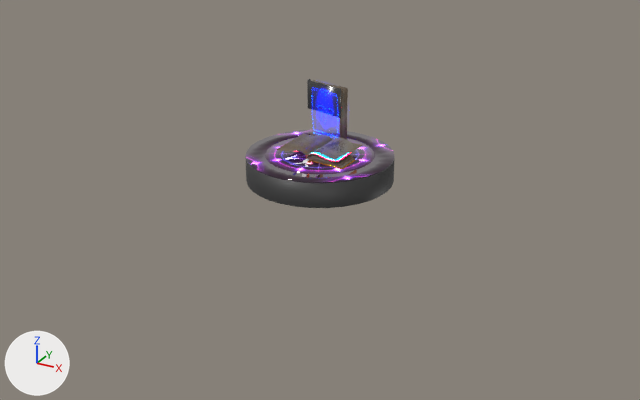
A saved change to the glTF model assets/models/menu.glb.
Both versions are drawn from a camera (50 mm lens) standing at (3.63, -6.6, 2.84) and looking at (0.11, -0.19, -0.36). Arrows for +X, +Y and +Z are at lower left; the lights stay in place. Where no turn or scale is listed for an object, it has been applied to the vertices. Vertices at the same position are counted once.
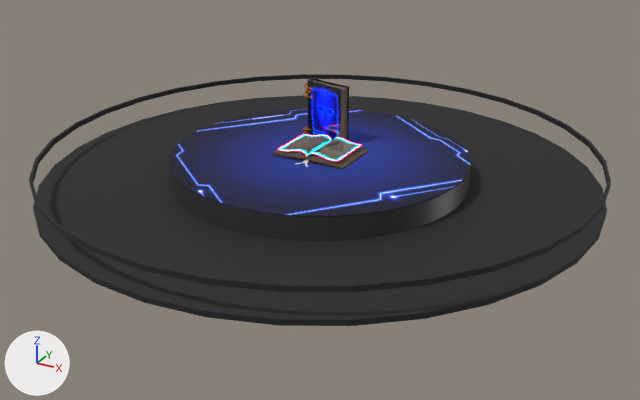
Pixel boxes [x1, y1, x2, y2] of what changed, in the pictures (640 x 400 px):
'Cylinder.001', added (black): after [33, 95, 607, 326]
'Circle', surface changed, reshaped, rescaled (101% wider, 68% taller): before [245, 129, 395, 208]; after [169, 108, 471, 241]
'Cylinder.002', added (black): after [29, 74, 611, 292]
'Cube.006', reshaped: before [307, 79, 341, 118]; after [307, 78, 349, 141]
'Eff02', added: after [279, 134, 360, 161]
part 1 of me_circle, built on: before [245, 129, 395, 208]; after [169, 108, 471, 241]
part 3 of me_cube, built on: before [310, 160, 355, 169]; after [272, 151, 368, 169]
part 4 of me_cube_003, added: after [273, 152, 306, 159]
part 5 of me_cube_003, built on: before [308, 156, 355, 168]; after [308, 149, 367, 168]
part 7 of me_cube_008, added: after [276, 134, 363, 158]

Edits to the bpy script that builds the scene:
```text
Change mat_material_004:
    remove # colours: black #000000
    remove # uses the picture img_download
    uses the picture img_360_f_281468119_u3fu2sfja8ddy3xm5rnxmd2t0mb9i24t
Change me_circle:
    remove me_circle.from_pydata(...)  # 384 vertices, 704 faces; spans x -0.673..0.673, y -0.673..0.673, z -0.237..0.0
    add me_circle.from_pydata(...)  # 6080 vertices, 12032 faces; spans x -0.668..0.668, y -0.668..0.668, z -0.237..0.0
    me_circle part 1: 360 vertices removed from x -0.673..0.673, y -0.673..0.673, z -0.237..0.0; 6056 vertices added at x -0.668..0.668, y -0.668..0.668, z -0.237..0.0
    me_circle part 2: the surface is now shaded flat
Change me_cube:
    remove me_cube.from_pydata(...)  # 43 vertices, 56 faces; spans x 0.0..0.359, y -0.246..0.0, z 0.002..0.026
    add me_cube.from_pydata(...)  # 391 vertices, 716 faces; spans x -0.359..0.359, y -0.246..0.246, z 0.002..0.026
    me_cube part 3: 1 vertex moved within x 0.041, y -0.246, z 0.025; 6 vertices removed from x 0.031..0.359, y -0.246..0.0, z 0.004..0.011; 354 vertices added at x -0.359..0.359, y -0.246..0.246, z 0.002..0.026
Change me_cube_003:
    remove me_cube_003.from_pydata(...)  # 91 vertices, 152 faces; spans x 0.005..0.354, y -0.246..0.0, z 0.009..0.064
    add me_cube_003.from_pydata(...)  # 3032 vertices, 6056 faces; spans x -0.353..0.353, y -0.246..0.246, z 0.009..0.063
    me_cube_003 part 4: a new loose piece of 1516 vertices spanning x -0.353..-0.005, y -0.246..0.246, z 0.009..0.063, in mat_material_006
    me_cube_003 part 5: 13 vertices moved from x 0.005..0.352, y -0.246..0.0, z 0.01..0.05 to x 0.005..0.352, y -0.246..0.0, z 0.01..0.04; 54 vertices removed from x 0.005..0.354, y -0.246..0.0, z 0.009..0.064; 1479 vertices added at x 0.005..0.353, y -0.246..0.246, z 0.009..0.063
Change me_cube_006:
    remove me_cube_006.from_pydata(...)  # 58 vertices, 82 faces; spans x -0.007..0.413, y -0.164..0.0, z 0.0..0.274
    add me_cube_006.from_pydata(...)  # 593 vertices, 1128 faces; spans x -0.007..0.44, y -0.163..0.041, z -0.274..0.274
    me_cube_006 part 6: 3 vertices moved from x -0.007..0.093, y -0.06..-0.033, z 0.274 to x -0.007..0.093, y -0.06..-0.033, z 0.273..0.274; 20 vertices removed from x -0.007..0.413, y -0.164..0.0, z 0.0..0.274; 555 vertices added at x -0.007..0.44, y -0.163..0.041, z -0.274..0.274
Change me_cube_008:
    remove me_cube_008.from_pydata(...)  # 82 vertices, 80 faces; spans x 0.0..0.314, y -0.246..0.0, z 0.041..0.092
    add me_cube_008.from_pydata(...)  # 307 vertices, 320 faces; spans x -0.314..0.314, y -0.246..0.246, z 0.041..0.092
    me_cube_008 part 7: 225 vertices added at x -0.314..0.314, y -0.246..0.246, z 0.041..0.092
Change ob_circle:
    ob_circle.scale: (1.0, 1.0, 1.0) -> (2.02, 2.02, 1.0)
Add ob_eff02:
    ob_eff02 = bpy.data.objects.new('Eff02', me_cube_009_1)  # 432 vertices, 576 faces; spans x -0.3..0.3, y -0.234..0.234, z 0.048..0.092
    ob_eff02.location = (0.0, 0.0, 0.002)
Add ob_cylinder_002:
    ob_cylinder_002 = bpy.data.objects.new('Cylinder.002', me_cylinder_002)  # a torus around z (ring radius 2.5, tube radius 0.03) spanning x -2.52..2.52, y -2.52..2.52, z -0.01..0.04; in mat_material (black #232323)
    ob_cylinder_002.location = (0.0, 0.0, 0.0)
Add ob_cylinder_001:
    ob_cylinder_001 = bpy.data.objects.new('Cylinder.001', me_cylinder_001)  # a 32-sided cylinder along z spanning x -2.52..2.52, y -2.52..2.52, z -0.26..-0.22; in mat_material (black #232323)
    ob_cylinder_001.location = (0.0, 0.0, 0.0)
```
